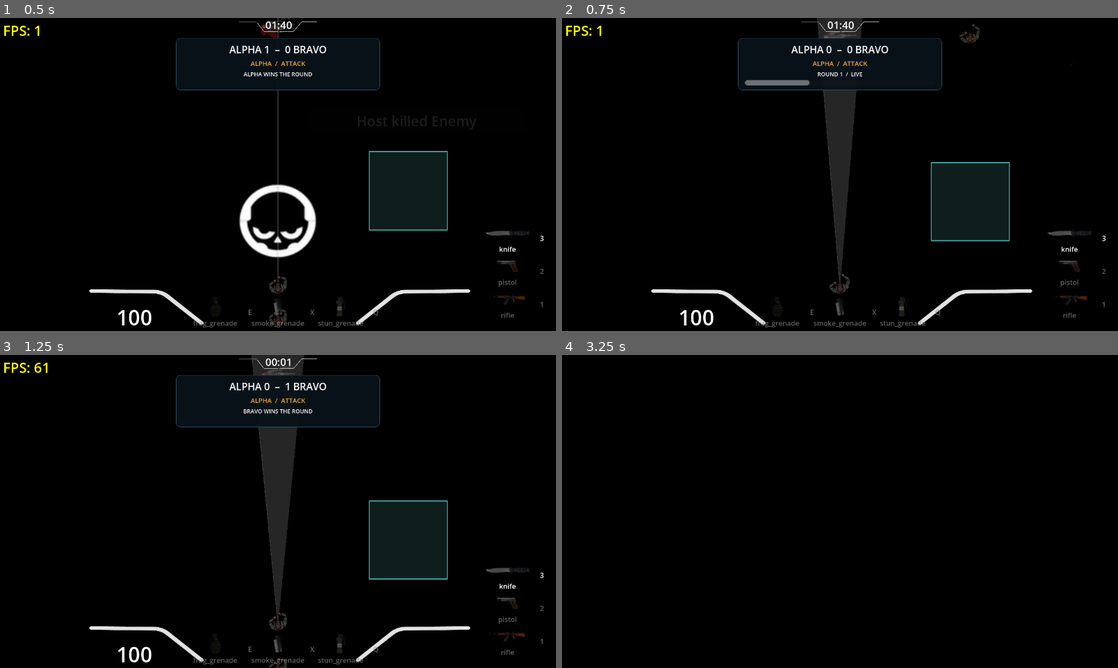
Above: before the commit, frames 1-4 (two rows, left to right).
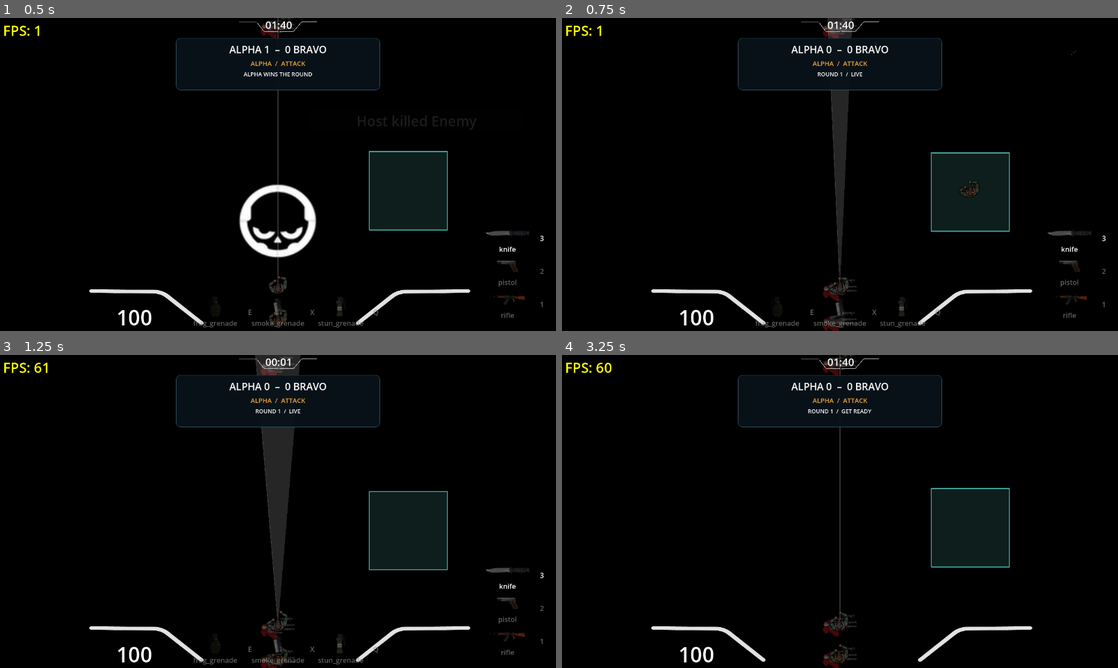
Above: after the commit, the same moments.

Repository: nathgoutam93/grey-line
Game: Godot game, scene res://tests/unit/unit_tests.tscn
Same seed, same stepped clock (60 frames per second), same inputs: the game is played once before the commit and once after it. This scene is started directly instead of the project's main scene. Sound files missing from this copy of the repository are replaced by a short silence.
Inputs (mouse positions are in pixels of both pictures, inside the frame that each line leads up to):
- Up to frame 1 (0.5 s): no input
- Up to frame 2 (0.75 s): tap Enter at 0.5 s; move the mouse to (867, 174) at 0.52 s; hold W (move_up) from 0.53 s (still down); tap G (drop) at 0.6 s; click (867, 174) at 0.67 s
- Up to frame 3 (1.25 s): keep holding W (move_up)
- Up to frame 4 (3.25 s): keep holding W (move_up); move the mouse to (812, 511) at 1.27 s; tap 3 (malee) at 1.35 s; move the mouse to (851, 505) at 2.02 s; hold F (pickup) 2.03-2.78 s; move the mouse to (834, 517) at 2.77 s; tap 1 (primary) at 2.85 s; click (834, 517) at 2.92 s

Frame 1 is identical in both runs. In frame 2, 2.8% of the frame differs, in the area x 32-93%, y 0-100%; in frame 3, 1.9%; in frame 4, 6.0%, in the area x 0-85%, y 0-100%.

Commit message:
fix: count every death in a blast before ending a round
Resolving elimination on the first death ended the round immediately,
which blocked damage to the remaining victims of the same explosion and
picked the winner by player iteration order. Elimination now resolves
at the end of the frame. When both teams are wiped out together the
defenders win, matching the timeout rule (attackers failed the
objective) instead of leaving a dead round running until the timer.

Co-Authored-By: Claude Opus 5.5 <noreply@anthropic.com>

Diff:
--- a/components/round_mode/round_mode.gd
+++ b/components/round_mode/round_mode.gd
@@ -34,6 +34,7 @@
 var _clock_tick := 0
 var _roles_swapped := false
 var _starting_round := false
+var _elimination_pending := false
 var _transition_requested := false
 var _stats_visible := false
 var _last_objective_send_tick := 0
@@ -193,6 +194,10 @@
 
 func _evaluate_elimination() -> bool:
 	var counts := _living_counts()
+	if counts == Vector2i.ZERO:
+		# Mutual elimination: the attackers did not complete the objective.
+		_finish_round(defending_team())
+		return true
 	if counts.x == 0 and counts.y > 0:
 		_finish_round(defending_team())
 		return true
@@ -371,9 +376,18 @@
 	player.health_component.die_detailed.connect(_on_player_eliminated)
 
 func _on_player_eliminated(_killer: int, _headshot: bool) -> void:
+	# Defer to the end of the frame so every death from one blast counts:
+	# resolving on the first death would end the round, block the remaining
+	# damage and pick the winner by player iteration order.
+	if not _elimination_pending and not _starting_round and phase in [Phase.FREEZE, Phase.LIVE]:
+		_elimination_pending = true
+		_resolve_pending_elimination.call_deferred()
+	_refresh_spectators()
+
+func _resolve_pending_elimination() -> void:
+	_elimination_pending = false
 	if not _starting_round and phase in [Phase.FREEZE, Phase.LIVE]:
 		_evaluate_elimination()
-	_refresh_spectators()
 
 func _on_peer_disconnected(id: int) -> void:
 	scoreboard.remove_peer(id)
--- a/tests/unit/unit_tests.gd
+++ b/tests/unit/unit_tests.gd
@@ -334,6 +334,7 @@
 	mode._publish_phase(RoundGameMode.Phase.LIVE, 100)
 	var enemy := fixture.map.get_node("-2") as PlayerController
 	enemy.health_component.take_damage(500, 1)
+	await get_tree().process_frame # elimination resolves once the frame's deaths are in
 	check(mode.phase == RoundGameMode.Phase.ROUND_END and mode.winner_team == Teams.ALPHA, "elimination did not finish round for survivors")
 	check(mode.team_scores[Teams.ALPHA] == 1 and mode.scoreboard.player_stats[1]["kills"] == 1, "kill changed round score more than once or lost kill stats")
 	var survivor := fixture.map.get_node("1") as PlayerController
@@ -344,6 +345,33 @@
 	await get_tree().process_frame
 	check(not fixture.map.has_node("-2"), "eliminated player respawned during the round")
 	await _free_round_fixture(fixture)
+
+func test_round_mutual_elimination_counts_every_death_and_defenders_win() -> void:
+	var fixture := await _round_fixture()
+	var mode: RoundGameMode = fixture.mode
+	mode._publish_phase(RoundGameMode.Phase.LIVE, 100)
+	var attackers: Array[PlayerController] = []
+	var defenders: Array[PlayerController] = []
+	for node in fixture.map.get_children():
+		var player := node as PlayerController
+		if player == null:
+			continue
+		if player.team == mode.attacking_team:
+			attackers.append(player)
+		else:
+			defenders.append(player)
+	# One blast: the defender dies first, then every attacker in the same frame.
+	for victim in defenders + attackers:
+		victim.health_component.take_damage(500, 1)
+	var all_dead := true
+	for victim in defenders + attackers:
+		all_dead = all_dead and victim.is_dead
+	check(all_dead, "the first death ended the round and spared later victims of the same blast")
+	await get_tree().process_frame
+	check(mode.phase == RoundGameMode.Phase.ROUND_END and mode.winner_team == mode.defending_team(), "mutual elimination phase=%d winner=%d" % [mode.phase, mode.winner_team])
+	check(mode.team_scores[mode.defending_team()] == 1 and mode.team_scores[mode.attacking_team] == 0, "mutual elimination scored more than one round")
+	await _free_round_fixture(fixture)
+
 
 func test_objective_counts_contest_pause_and_accumulated_capture() -> void:
 	var fixture := await _round_fixture()
Not shown, changed: AGENTS.md
